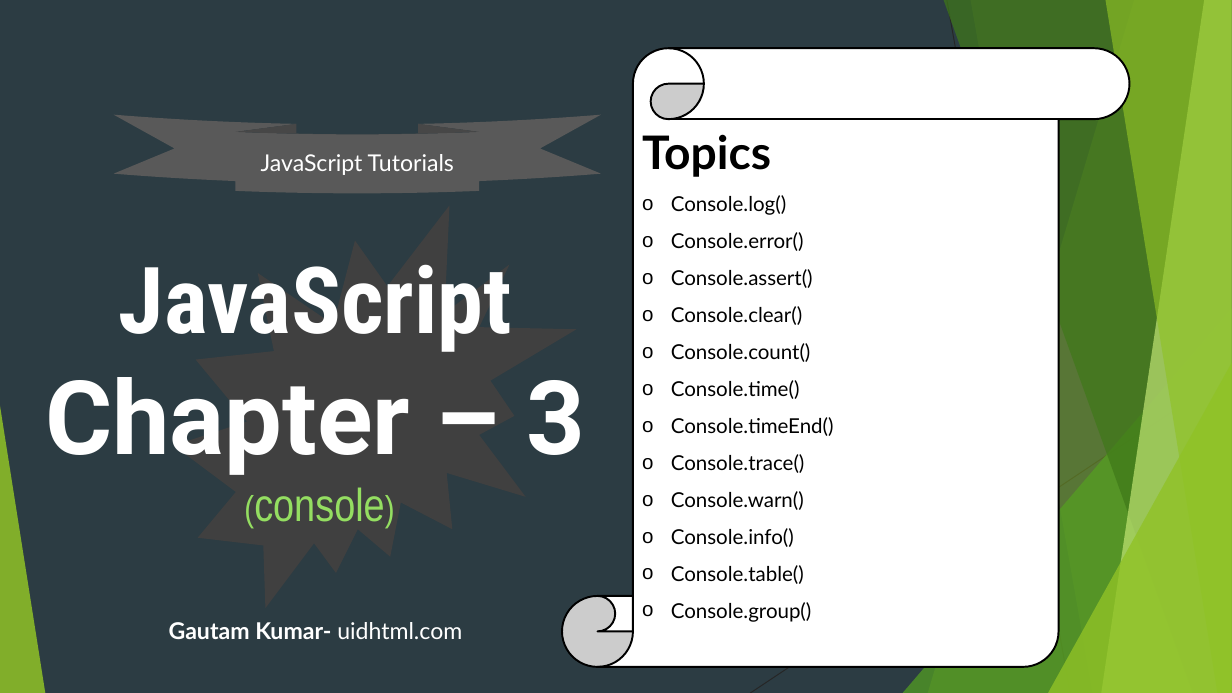
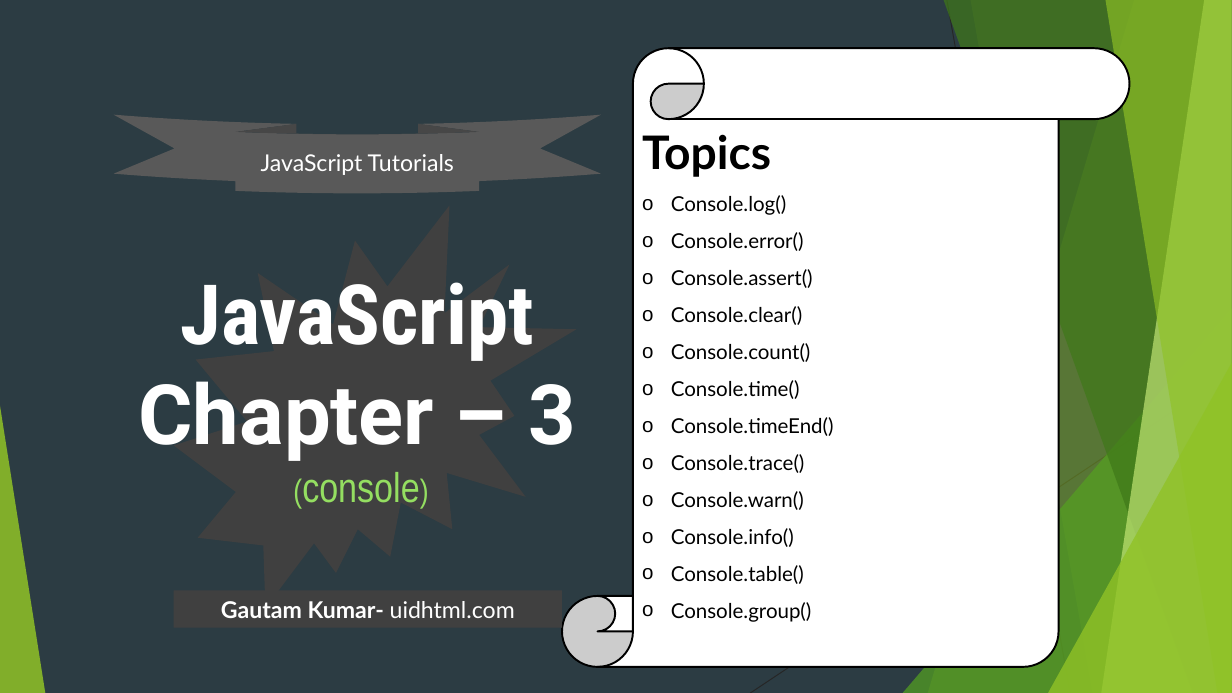
Before and after one commit to uidhtml/javascript-tutorials, a slide deck: slide 17 of Javascript Tutorials.pptx. Drawn at 1232x693 pixels with LibreOffice and Linux fonts; fonts in the diff are those of the drawing. Boxes give left, top, right and bottom in pixels: in the first picture for what was removed or moved away, otherwise in the second. Text is boxed around its words. In the diff, an @@ line names an element or a change of style, - is before the commit and + after.

```diff
--- a/Javascript Tutorials.pptx
+++ b/Javascript Tutorials.pptx
@@ title "JavaScript Chapter – 3 (console)": place and size @@
-title "JavaScript Chapter – 3 (console)" at [45, 264, 585, 522]
+title "JavaScript Chapter – 3 (console)" at [139, 282, 576, 503]
@@ title "JavaScript Chapter – 3 (console)" at [139, 282, 576, 503]: size 72 to 64.8 pt in "JavaScript"; size 80 to 64.8 pt in "Chapter – 3"; size 28 to 25.2 pt, size 36 to 32.4 pt in "(console)" @@
@@ rectangle "Gautam Kumar- uidhtml.com": place and size @@
-rectangle "Gautam Kumar- uidhtml.com" at [169, 622, 462, 639]
+rectangle "Gautam Kumar- uidhtml.com" at [174, 591, 562, 628]
@@ rectangle "Gautam Kumar- uidhtml.com" at [174, 591, 562, 628]: fill none to #404040 @@
```
Also in this commit, not shown: 4 other slides changed, 4 slides added, 5 other files.
